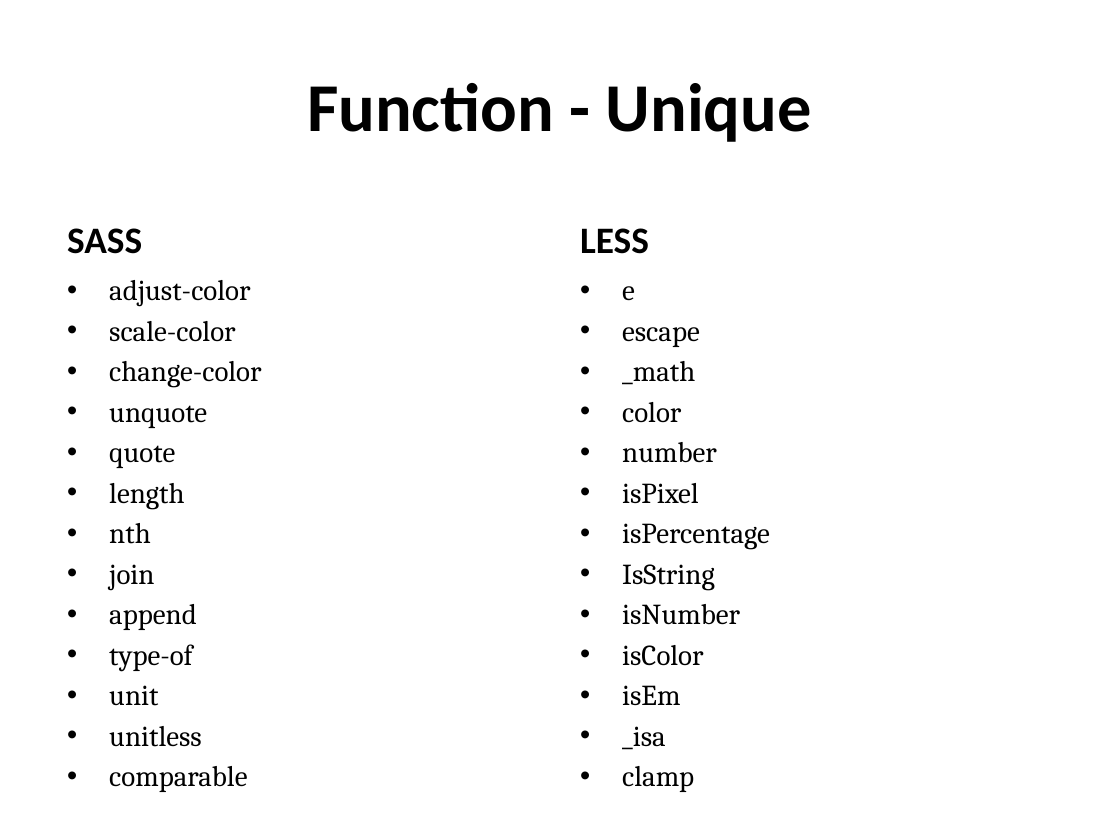
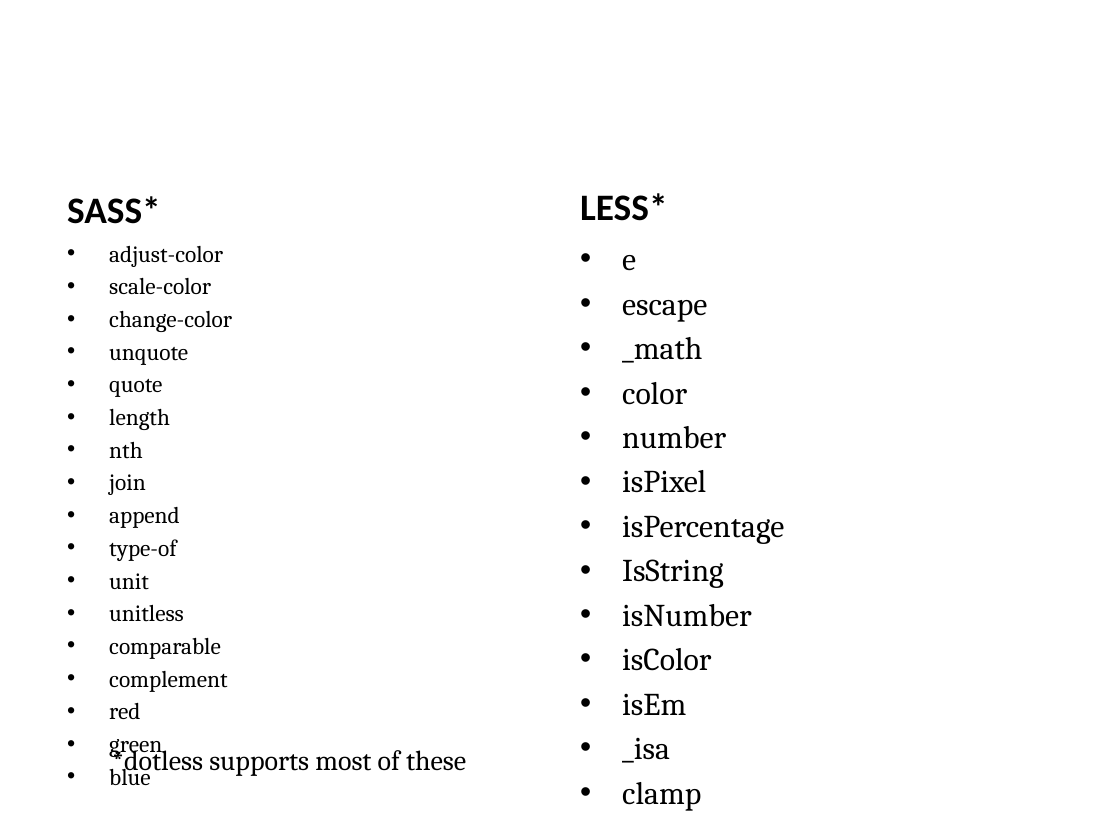
Before and after one commit to jacobladams/presentations, a slide deck: slide 42 of less-and-sass/Write LESS CSS and make it SASSier.pptx (slide 43 before the commit). Drawn at 1120x840 pixels with LibreOffice and Linux fonts; fonts in the diff are those of the drawing; background and template pictures are left out. Boxes give left, top, right and bottom in pixels: in the first picture for what was removed or moved away, otherwise in the second. Text is boxed around its words. In the diff, an @@ line names an element or a change of style, - is before the commit and + after.

Commit message:
Added slides and styles

```diff
--- a/less-and-sass/Write LESS CSS and make it SASSier.pptx
+++ b/less-and-sass/Write LESS CSS and make it SASSier.pptx
@@ title at (307, 83, 812, 142): text changed; text colour #000000 to #FFFFFF @@
-Function - Unique
+Function – Unique
@@ text at (67, 196, 161, 224): text changed @@
-SASS
+SASS*
@@ text at (580, 193, 667, 221): text changed @@
-LESS
+LESS*
@@ text "adjust-color": place and size @@
-text "adjust-color" at (109, 280, 261, 747)
+text "adjust-color" at (109, 246, 232, 757)
@@ text "e": place and size @@
-text "e" at (622, 286, 770, 750)
+text "e" at (622, 255, 784, 763)
@@ text "e" at (622, 255, 784, 763): size 18.6 to 20.4 pt @@
@@ text at (109, 246, 232, 659): size 18.6 to 15 pt in "adjust-color", "scale-color", "change-color", "unquote" and 9 more places @@
@@ text at (109, 671, 227, 757): paragraphs added @@
+• complement
+• red
+• green
+• blue
@@ text added at (112, 744, 466, 776), 18 pt, text #000000 @@
+*dotless supports most of these
```
Also in this commit, not shown: 50 other slides changed, 11 slides added, 3 slides removed.
